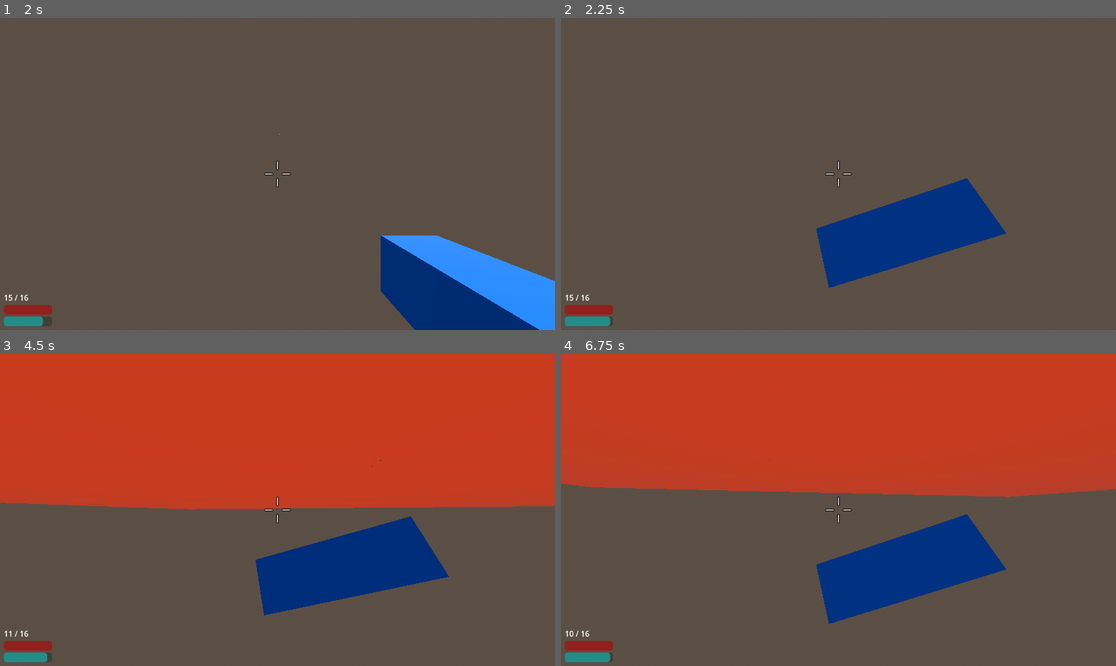
Above: before the commit, frames 1-4 (two rows, left to right).
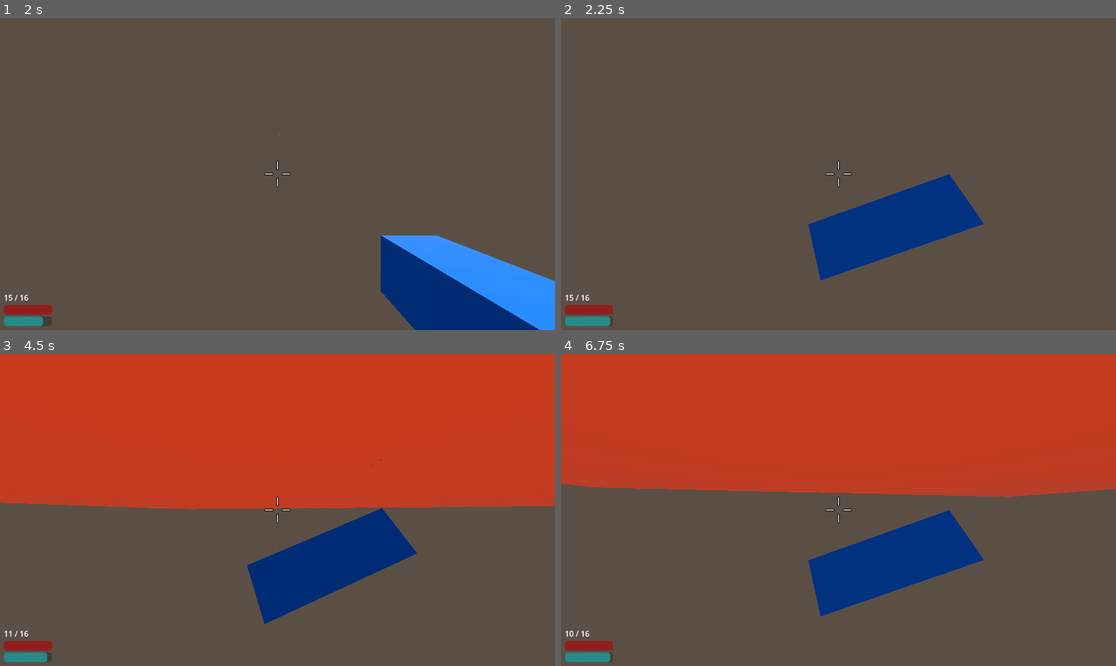
Above: after the commit, the same moments.

Repository: rsrasmu2/Brackeys2025
Game: Godot game, scene res://assets/main/main.tscn
Same seed, same stepped clock (60 frames per second), same inputs: the game is played once before the commit and once after it.
Inputs (mouse positions are in pixels of both pictures, inside the frame that each line leads up to):
- Up to frame 1 (2 s): tap Enter at 0.5 s; move the mouse to (305, 174) at 0.52 s; hold Shift (dash) 0.53-1.28 s; hold W (move_forward) from 0.53 s (still down); tap Space (jump) at 0.77, 1.52 s; move the mouse to (249, 174) at 1.27 s; click (249, 174) at 1.35 s
- Up to frame 2 (2.25 s): keep holding W (move_forward); move the mouse to (849, 167) at 2.02 s; hold Right mouse button (melee) from 2.03 s (still down)
- Up to frame 3 (4.5 s): keep holding W (move_forward); move the mouse to (271, 516) at 2.77 s; release Right mouse button (melee) at 2.78 s; tap Shift (dash) at 2.85 s; tap Space (jump) at 3.02, 3.77 s; move the mouse to (316, 513) at 3.52 s; press the mouse at (316, 513) at 3.53 s; move the mouse to (233, 506) at 4.27 s; release the mouse at (233, 506) at 4.28 s; right-click (233, 506) at 4.35 s
- Up to frame 4 (6.75 s): tap Space (jump) at 4.52, 6.02 s; move the mouse to (844, 510) at 5.02 s; hold Shift (dash) 5.03-5.78 s; move the mouse to (816, 503) at 5.77 s; release W (move_forward) at 5.78 s; hold D (move_right) 5.78-6.53 s; click (816, 503) at 5.85 s; move the mouse to (866, 510) at 6.52 s; hold W (move_forward) from 6.53 s (still down); hold Right mouse button (melee) from 6.53 s (still down)

Frame 1 is identical in both runs. In frame 2, 2.7% of the frame differs, in the area x 44-81%, y 50-87%; in frame 3, 2.7%, in the area x 44-81%, y 49-87%; in frame 4, 2.7%.

Commit message:
Better melee animation

Diff:
--- a/assets/gun/gun.tscn
+++ b/assets/gun/gun.tscn
@@ -44,10 +44,10 @@
 tracks/0/interp = 1
 tracks/0/loop_wrap = true
 tracks/0/keys = {
-"times": PackedFloat32Array(0.0666667, 0.13, 0.5),
-"transitions": PackedFloat32Array(1, 1, 1),
+"times": PackedFloat32Array(0, 0.0666667, 0.2, 0.5),
+"transitions": PackedFloat32Array(1, 1, 1, 1),
 "update": 0,
-"values": [Vector3(0, 0, 0), Vector3(-0.397861, 1.75748, -0.480813), Vector3(0, 0, 0)]
+"values": [Vector3(0, 0, 0), Vector3(-0.397861, 1.75748, -0.480813), Vector3(-0.341998, 1.51072, -0.413303), Vector3(0, 0, 0)]
 }
 tracks/1/type = "value"
 tracks/1/imported = false
@@ -56,10 +56,10 @@
 tracks/1/interp = 1
 tracks/1/loop_wrap = true
 tracks/1/keys = {
-"times": PackedFloat32Array(0, 0.133333, 0.5),
-"transitions": PackedFloat32Array(1, 1, 1),
+"times": PackedFloat32Array(0, 0.0699997, 0.2, 0.5),
+"transitions": PackedFloat32Array(1, 1, 1, 1),
 "update": 0,
-"values": [Vector3(0, 0, -0.182), Vector3(-0.265, 0.093, -0.416), Vector3(0, 0, -0.182)]
+"values": [Vector3(0, 0, -0.182), Vector3(-0.265, 0.093, -0.416), Vector3(-0.265, 0.093, -0.416), Vector3(0, 0, -0.182)]
 }
 
 [sub_resource type="Animation" id="Animation_danae"]
